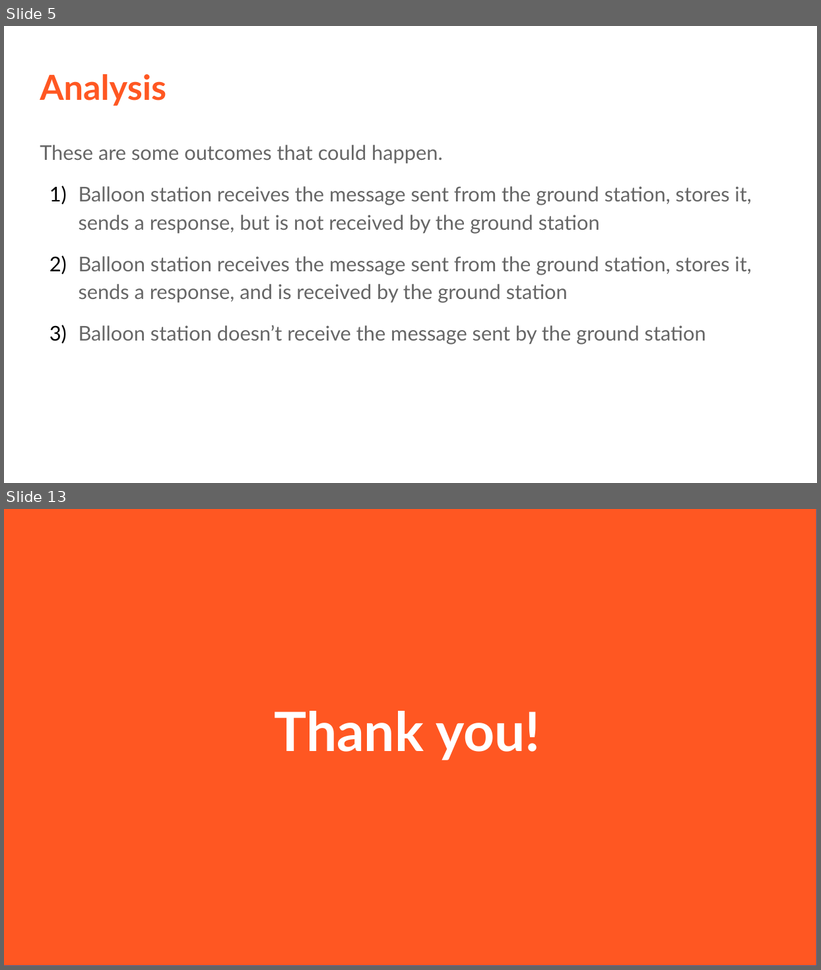
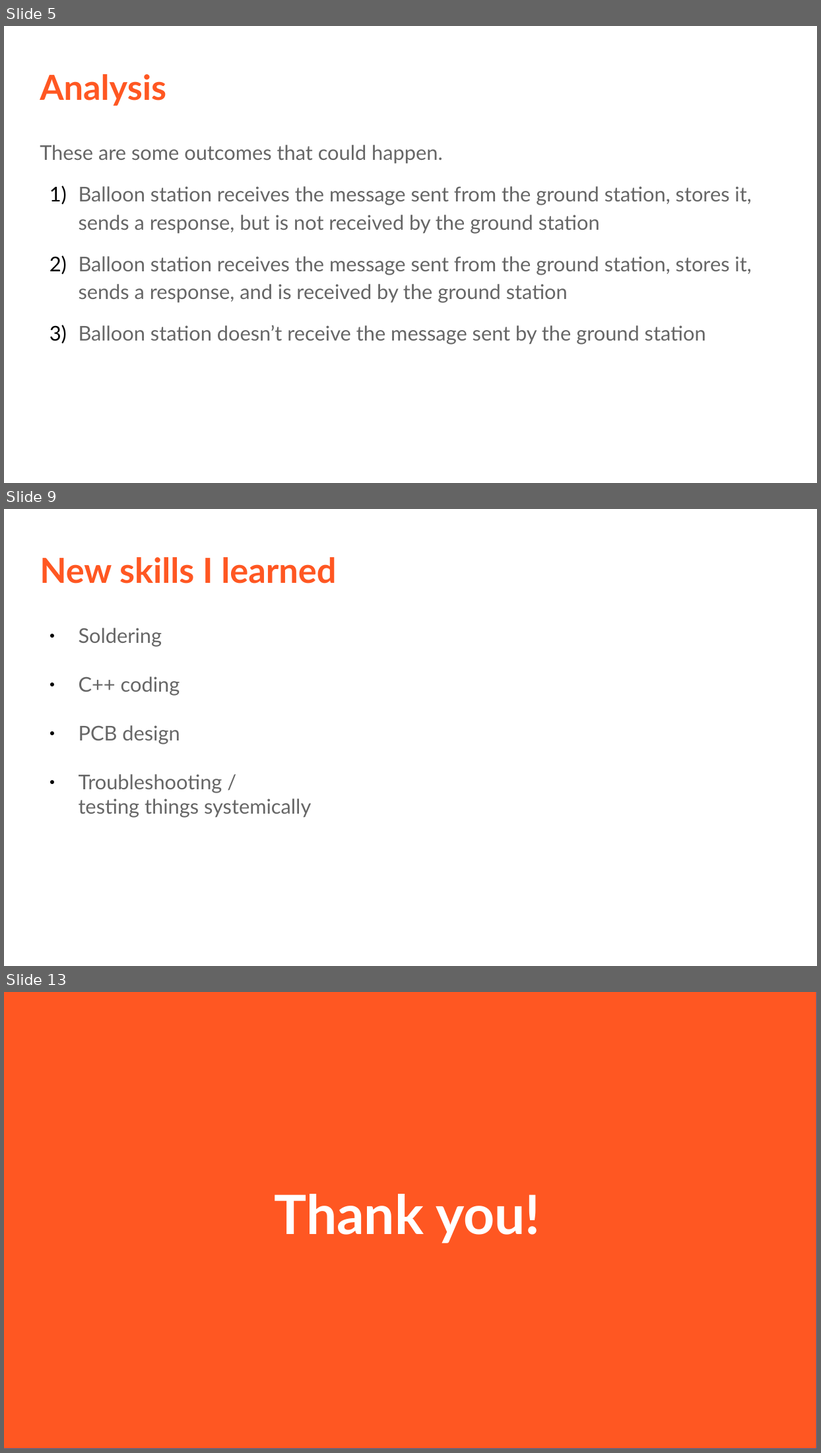
Before and after one commit to stratoscience25/arduino-workshop-logan, a slide deck: Ham xposition presentation/LoganCaramanna_Presentation.odp. Shown one above the other, each under a label of ours: slides 5 and 13 before the commit, slides 5, 9 and 13 after it; the slides between them are not shown. The pictures are 821x970 and 821x1453 pixels, drawn with LibreOffice and Linux fonts; fonts in the diff are those of the drawing. Boxes give left, top, right and bottom in pixels: in the first picture for what was removed or moved away, otherwise in the second. Text is boxed around its words. In the diff, an @@ line names an element or a change of style, - is before the commit and + after.

```diff
--- a/Ham xposition presentation/LoganCaramanna_Presentation.odp
+++ b/Ham xposition presentation/LoganCaramanna_Presentation.odp
@@ slide 9 added at (4, 509, 817, 966), background #FFFFFF @@
@@ title added at (40, 557, 336, 584), 30.6 pt, text #FF5722, bold @@
+New skills I learned
@@ text added at (79, 628, 311, 818), 18 pt, text #666666 @@
+● Soldering
+● C++ coding
+● PCB design
+● Troubleshooting /
+testing things systemically
```
Also in this commit, not shown: 8 slides changed, 1 other slide added, 7 slides removed, 4 other files.
